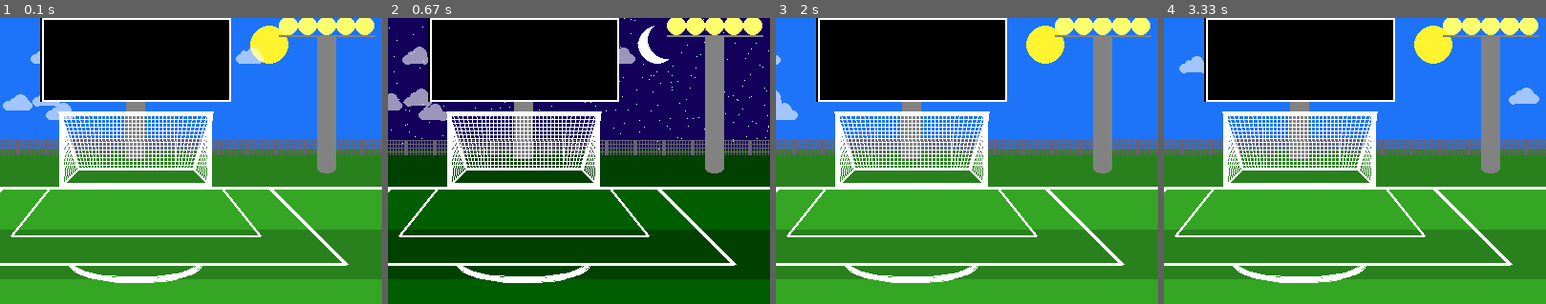
Above: before the commit, frames 1-4 (left to right).
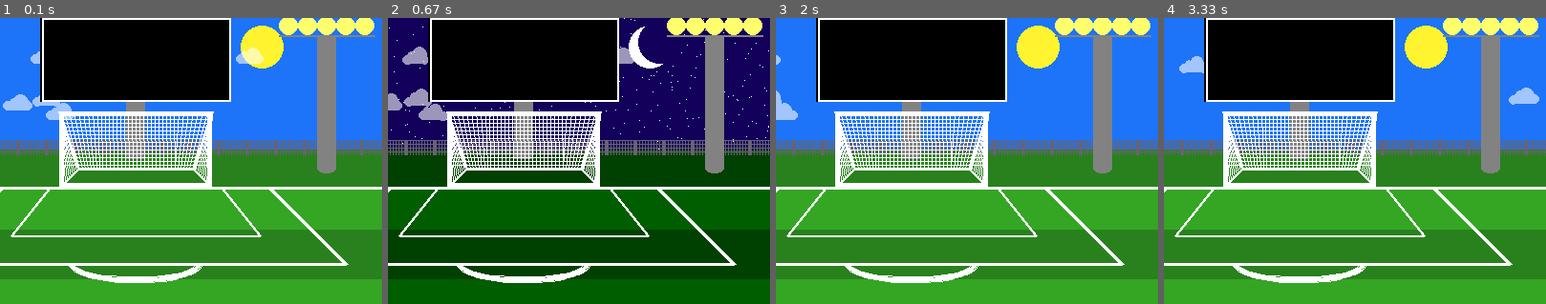
Above: after the commit, the same moments.

Repository: ythuang13/CS2520-Python
Game: pygame game, started from pygame/soccer_class.py
Same seed, same stepped clock (60 frames per second), same inputs: the game is played once before the commit and once after it.
Inputs:
- Up to frame 1 (0.1 s): no input
- Up to frame 2 (0.67 s): tap D at 0.33 s
- Up to frame 3 (2 s): tap D at 0.67 s
- Up to frame 4 (3.33 s): no input
The pictures show only the part of the screen within x 32-82%, y 7-57%; the shares and areas given below are measured in that part.

The runs differ from the first frame. In frame 1, 0.6% of the frame differs, in the area x 63-76%, y 2-18%; in frame 2, 0.7%, in the area x 63-78%, y 2-18%; in frame 3, 0.6%; in frame 4, 0.6%.

Commit message:
Implement sun moon position and size change

Diff:
--- a/pygame/soccer_class.py
+++ b/pygame/soccer_class.py
@@ -137,7 +137,7 @@
 
             self.draw_fields(self.screen, field_color, stripe_color)
             self.draw_fence(self.screen)
-            self.draw_sun_moon(self.screen, sky_color)
+            self.draw_sun_moon(self.screen, sky_color, x_offset=-10, size_offset=5)
             self.draw_clouds(self.screen)
             self.draw_field_lines(self.screen)
             self.draw_scoreboard(self.screen)
@@ -207,20 +207,23 @@
         pygame.draw.rect(screen, stripe_color, [0, 368, 800, 62])
         pygame.draw.rect(screen, stripe_color, [0, 492, 800, 82])
 
-    def draw_sun_moon(self, screen, sky_color, sun_color=None, moon_color=None) -> None:
+    def draw_sun_moon(self, screen, sky_color, sun_color=None, moon_color=None,
+                      x_offset=0, y_offset=0, size_offset=0) -> None:
         """depends on if day, draw sun or moon
         optional arguments sun_color and moon_color can be pass in
         default is bright yellow for sun, white for moon
+        x_offset, y_offset offset position of sun and moon
+        size_offset offset the size of sun and moon
         """
         if sun_color is None:
             sun_color = BRIGHT_YELLOW
         if moon_color is None:
             moon_color = WHITE
         if self.day:
-            pygame.draw.ellipse(screen, sun_color, [520, 50, 40, 40])
+            pygame.draw.ellipse(screen, sun_color, [520 + x_offset, 50 + y_offset, 40 + size_offset, 40 + size_offset])
         else:
-            pygame.draw.ellipse(screen, moon_color, [520, 50, 40, 40])
-            pygame.draw.ellipse(screen, sky_color, [530, 45, 40, 40])
+            pygame.draw.ellipse(screen, moon_color, [520 + x_offset, 50 + y_offset, 40 + size_offset, 40 + size_offset])
+            pygame.draw.ellipse(screen, sky_color, [530 + x_offset, 45 + y_offset, 40 + size_offset, 40 + size_offset])
 
     def draw_field_lines(self, screen, line_color=None) -> None:
         """draw field lines with optional argument for line color
